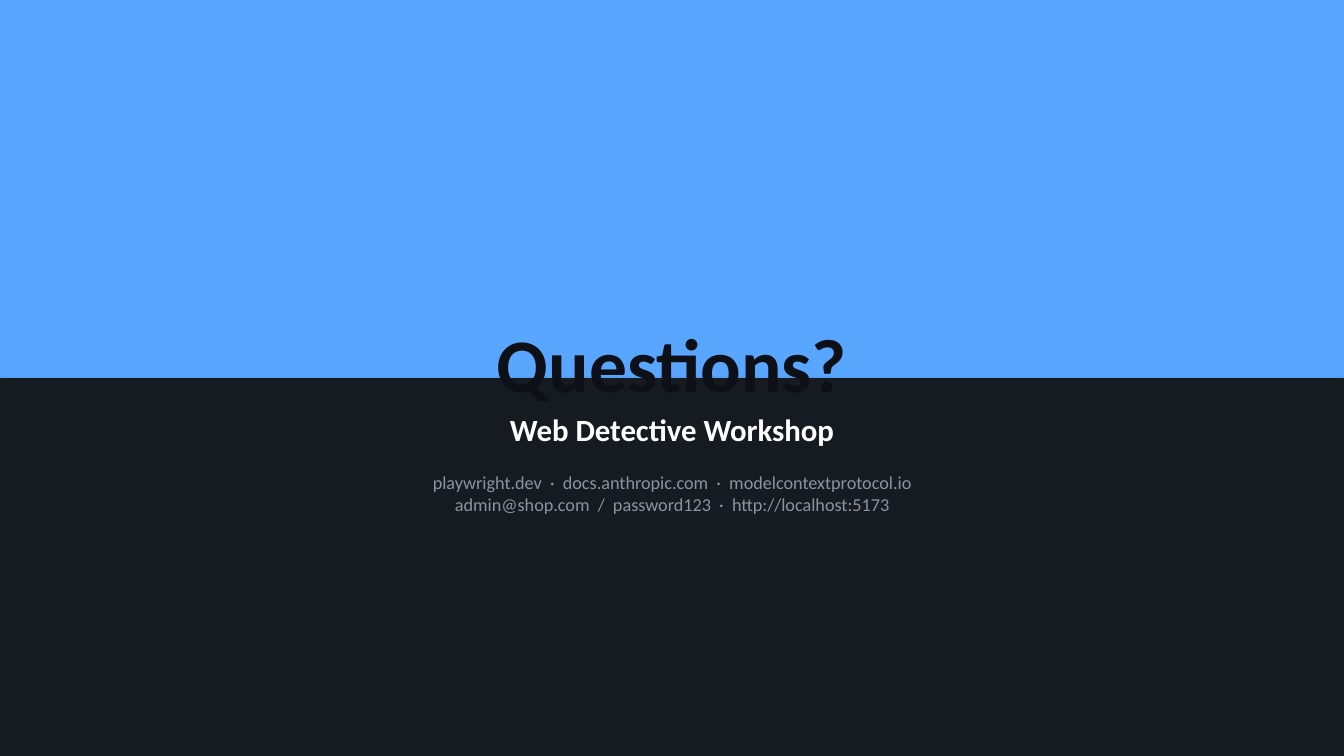
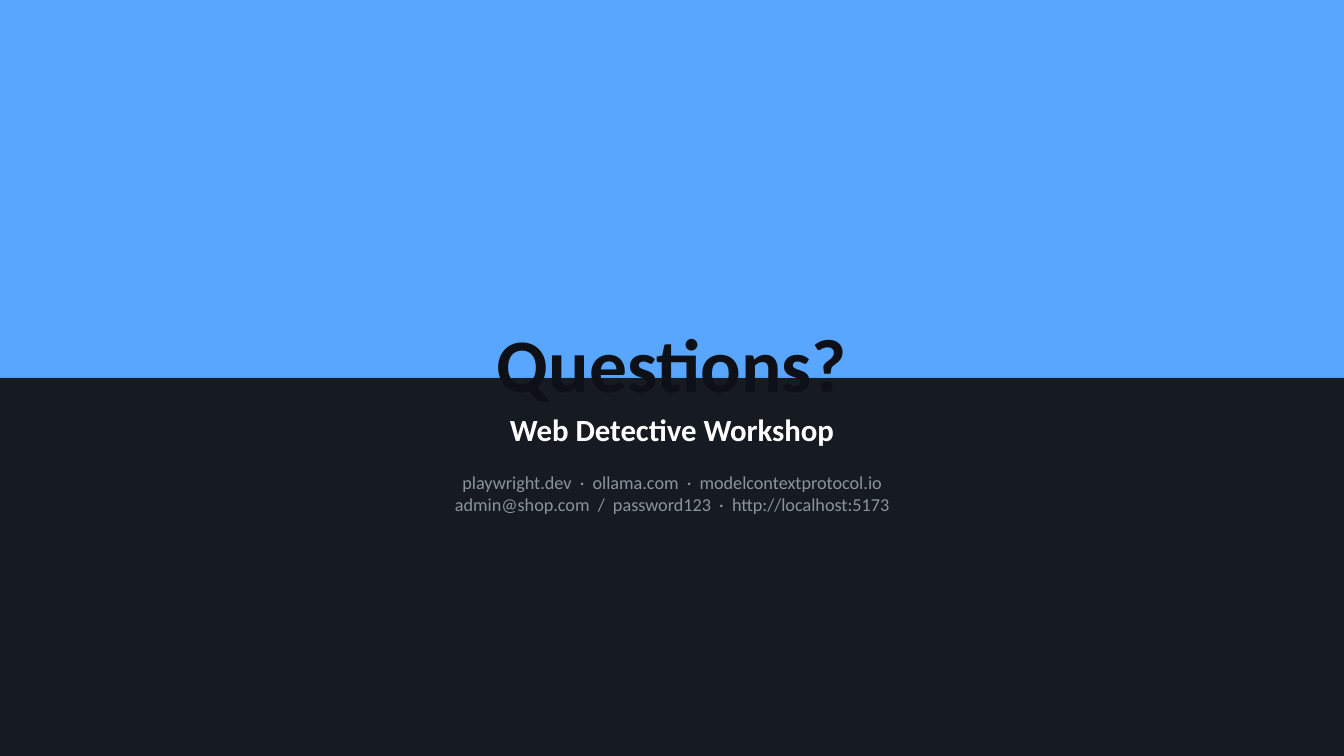
Before and after one commit to QA-Olympians-Academy/web-detective, a slide deck: slide 82 of web-detective-workshop.pptx. Drawn at 1344x756 pixels with LibreOffice and Linux fonts; fonts in the diff are those of the drawing. Boxes give left, top, right and bottom in pixels: in the first picture for what was removed or moved away, otherwise in the second. Text is boxed around its words. In the diff, an @@ line names an element or a change of style, - is before the commit and + after.

Commit message:
replace anthropic with ollama

```diff
--- a/web-detective-workshop.pptx
+++ b/web-detective-workshop.pptx
@@ text at [462, 476, 882, 492]: text changed @@
-playwright.dev · docs.anthropic.com · modelcontextprotocol.io
+playwright.dev · ollama.com · modelcontextprotocol.io
```
Also in this commit, not shown: 15 other slides changed, 1 slide added, 1 slide removed, 20 other files.
